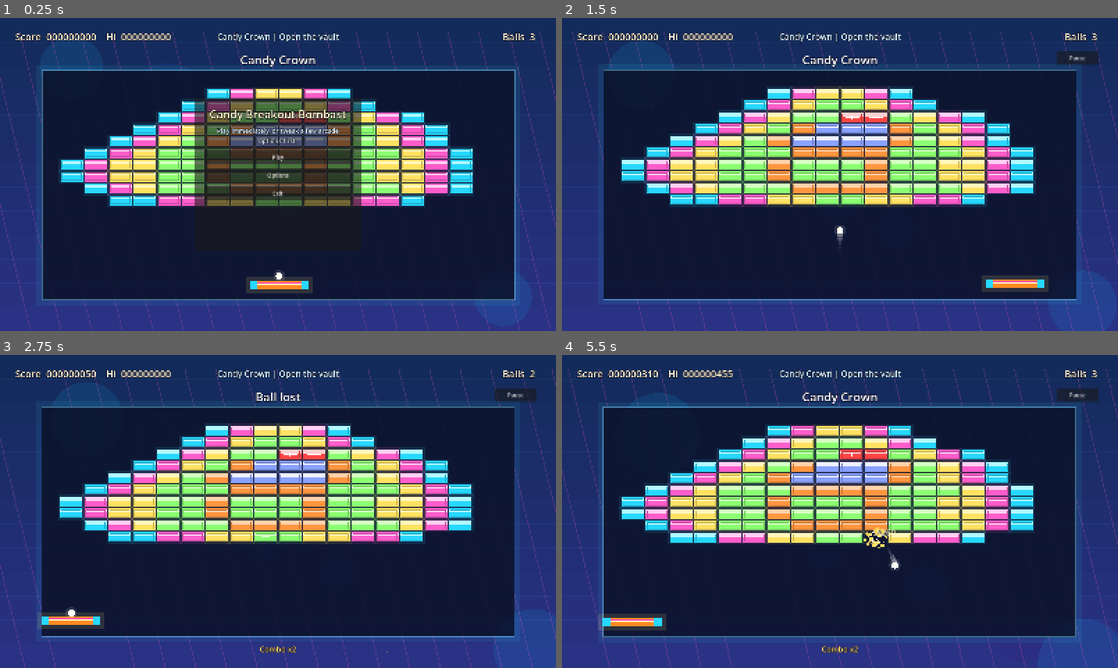
Above: before the commit, frames 1-4 (two rows, left to right).
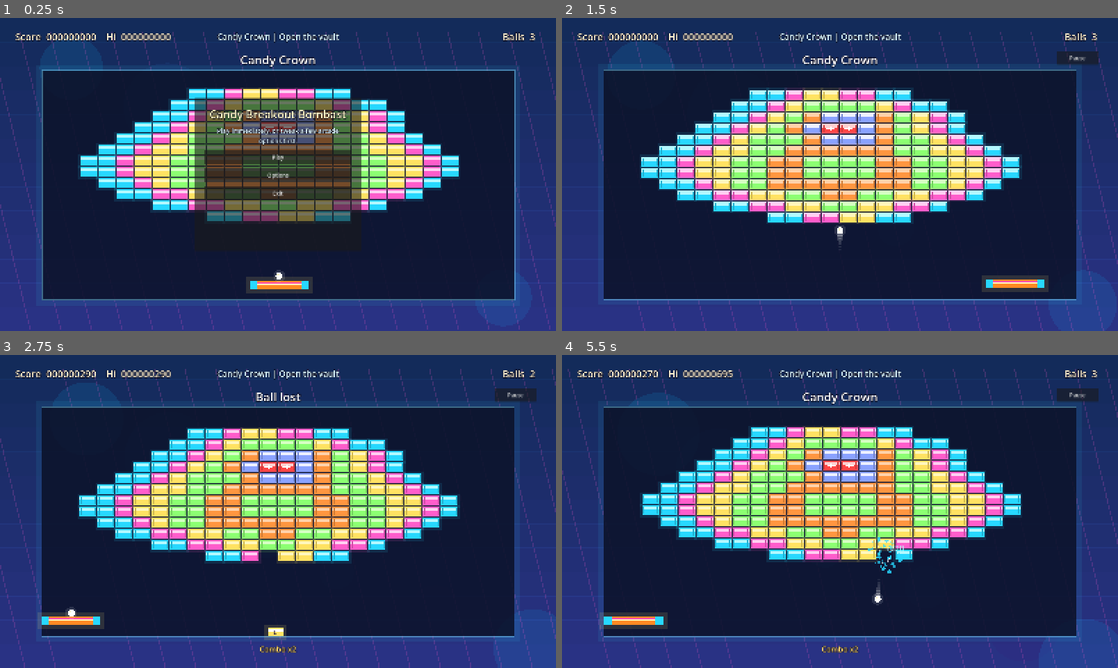
Above: after the commit, the same moments.

Repository: soolafsen/CodexBreakout
Game: Godot game, scene res://main.tscn
Same seed, same stepped clock (60 frames per second), same inputs: the game is played once before the commit and once after it.
Inputs (mouse positions are in pixels of both pictures, inside the frame that each line leads up to):
- Up to frame 1 (0.25 s): no input
- Up to frame 2 (1.5 s): click "Play" at 0.5 s; tap Enter at 1.25 s; move the mouse to (962, 158) at 1.27 s; hold D (move_right) from 1.28 s (still down); hold Space (launch) from 1.28 s (still down); click (962, 158) at 1.42 s
- Up to frame 3 (2.75 s): move the mouse to (166, 527) at 2.02 s; release D (move_right) at 2.03 s; release Space (launch) at 2.03 s; hold A (move_left) from 2.03 s (still down); tap F (shoot) at 2.1 s
- Up to frame 4 (5.5 s): move the mouse to (895, 442) at 2.77 s; release A (move_left) at 2.78 s; hold D (move_right) 2.78-3.53 s; tap Enter at 2.85 s; move the mouse to (812, 574) at 3.52 s; hold W 3.53-4.25 s; tap P at 3.6 s; click (812, 574) at 3.67 s; click "Restart Run" at 4.25 s; move the mouse to (1006, 558) at 5.02 s; hold A (move_left) from 5.03 s (still down); hold Space (launch) from 5.03 s (still down)

The runs differ from the first frame. In frame 1, 16% of the frame differs, in the area x 10-86%, y 22-65%; in frame 2, 19%; in frame 3, 19%; in frame 4, 22%, in the area x 0-100%, y 4-100%.

Commit message:
feat(levels): expand boards and sinister mode
Add a larger level library with Easter motifs, simple text boards, and a moderately finer brick grid for more expressive layouts.

Introduce sinister checkpoint levels with darker music, faster balls, descending bricks, harsher bomb pressure, and no heart drops before returning to normal candy-mode pacing.

Diff:
--- a/scripts/audio_synth.gd
+++ b/scripts/audio_synth.gd
@@ -21,8 +21,9 @@
 	}
 
 
-static func create_music_stream() -> AudioStreamWAV:
-	var bpm = 142.0
+static func create_music_stream(theme: String = "candy") -> AudioStreamWAV:
+	var sinister = theme == "sinister"
+	var bpm = 118.0 if sinister else 142.0
 	var step_duration = 60.0 / bpm / 2.0
 	var total_steps = 64
 	var total_seconds = step_duration * total_steps
@@ -39,6 +40,16 @@
 		[64, 67, 71],
 		[65, 69, 72]
 	]
+	if sinister:
+		lead = [67, 70, 72, 70, 67, 63, 67, 70, 74, 70, 67, 63, 60, 63, 67, 70]
+		counter = [55, 58, 60, 58, 55, 53, 55, 58]
+		bass = [29, 29, 32, 32, 27, 27, 24, 24]
+		chords = [
+			[48, 51, 55],
+			[46, 50, 53],
+			[43, 46, 50],
+			[41, 44, 48]
+		]
 
 	for i in range(sample_count):
 		var t = float(i) / SAMPLE_RATE
@@ -56,17 +67,17 @@
 		var chord = chords[bar % chords.size()]
 		var arp_note = chord[step % chord.size()]
 
-		sample += voice_note(half_beat_time, step_duration * 0.9, midi_to_hz(lead_note), 0.24, "square", 0.01)
-		sample += voice_note(half_beat_time, step_duration * 0.78, midi_to_hz(counter_note), 0.1, "triangle", 0.025)
-		sample += voice_note(half_beat_time, step_duration * 0.7, midi_to_hz(arp_note + 12), 0.07, "square", 0.0)
-		sample += voice_note(beat_time, step_duration * 1.95, midi_to_hz(bass_note), 0.22, "saw", 0.0)
+		sample += voice_note(half_beat_time, step_duration * 0.9, midi_to_hz(lead_note), 0.18 if sinister else 0.24, "saw" if sinister else "square", 0.01)
+		sample += voice_note(half_beat_time, step_duration * 0.78, midi_to_hz(counter_note), 0.08 if sinister else 0.1, "triangle", 0.01 if sinister else 0.025)
+		sample += voice_note(half_beat_time, step_duration * 0.7, midi_to_hz(arp_note + (7 if sinister else 12)), 0.05 if sinister else 0.07, "square", 0.0)
+		sample += voice_note(beat_time, step_duration * 1.95, midi_to_hz(bass_note), 0.28 if sinister else 0.22, "saw", 0.0)
 		for note in chord:
-			sample += voice_note(bar_time, step_duration * 7.2, midi_to_hz(note), 0.028, "sine", 0.0)
+			sample += voice_note(bar_time, step_duration * 7.2, midi_to_hz(note), 0.035 if sinister else 0.028, "sine", 0.0)
 
 		if half_beat_time < 0.1:
-			sample += drum_kick(half_beat_time, 0.11, 0.42)
+			sample += drum_kick(half_beat_time, 0.13 if sinister else 0.11, 0.5 if sinister else 0.42)
 		if step % 4 == 2 and half_beat_time < 0.09:
-			sample += drum_noise(half_beat_time, 0.11, 0.18)
+			sample += drum_noise(half_beat_time, 0.14 if sinister else 0.11, 0.1 if sinister else 0.18)
 
 		data.encode_s16(i * 2, int(clamp(sample, -1.0, 1.0) * 32767.0))
 
--- a/scripts/game.gd
+++ b/scripts/game.gd
@@ -28,99 +28,7 @@
 	"bomb": {"label": "B", "title": "Bomb Slow", "color": Color("ff4c86"), "weight": 10.0, "duration": 8.0, "bad": true}
 }
 
-const LEVELS = [
-	{
-		"name": "Candy Crown",
-		"tagline": "Open the vault",
-		"background": [Color("16052e"), Color("3b1174"), Color("0bb6ff")],
-		"stripe": Color("ff57c8", 0.18),
-		"layout": [
-			"......ABCCBA......",
-			".....ABCDDCBA.....",
-			"....ABCDDXXDCBA...",
-			"...ABCDESSSEDCBA..",
-			"..ABCDESSSSEDCBA..",
-			".ABCDDDEEEEDDDCBA.",
-			"ABCCDDEDDDEDDCCBA.",
-			"ABCCDDEDDDEDDCCBA.",
-			".ABCDDDEEEEDDDCBA.",
-			"..AABBCCDDCCBBA..."
-		]
-	},
-	{
-		"name": "Prism Pulse",
-		"tagline": "Surf the sugar storm",
-		"background": [Color("081633"), Color("1d4bcf"), Color("ff4fbe")],
-		"stripe": Color("8dfff3", 0.18),
-		"layout": [
-			"AA..BB..CC..DD..EE",
-			".AA..BB..CC..DD..E",
-			"..AA..BB..CC..DD..",
-			"...AA..BB..CC..D..",
-			"SSSAAABBXXCCCDDSSS",
-			"...DD..CC..BB..A..",
-			"..DD..CC..BB..AA..",
-			".DD..CC..BB..AA...",
-			"EE..DD..CC..BB..AA",
-			"..SS..EE..XX..SS.."
-		]
-	},
-	{
-		"name": "Sugar Serpent",
-		"tagline": "Bite through the coil",
-		"background": [Color("16071f"), Color("4e0f57"), Color("ff7d39")],
-		"stripe": Color("ffe06f", 0.16),
-		"layout": [
-			"....AABBCCDDEE....",
-			"...AABBDDSSDDEE...",
-			"..AABBXXSSXXDDEE..",
-			".AABBCCDDEECCDDEE.",
-			"AABBDD......DDEEA.",
-			".DDEE..AABB..AABB.",
-			"..DDEECCDDEECCBB..",
-			"...DDEESSSSEECC...",
-			"....CCDDEECCBB....",
-			".....BBCCDDCC....."
-		]
-	},
-	{
-		"name": "Nova Teeth",
-		"tagline": "Stay out of the jaws",
-		"background": [Color("061627"), Color("062f4d"), Color("17d8b5")],
-		"stripe": Color("ff6ed1", 0.15),
-		"layout": [
-			"XX..SS..XX..SS..XX",
-			".XX..SSXXSS..XX..S",
-			"..XX..SSSS..XX..S.",
-			"...XX..SS..XX..S..",
-			"AAAAAABBBBCCCCDDDD",
-			"DDDDCCCCBBBBAAAAAA",
-			"...S..XX..SS..XX..",
-			"..S..XX..SSSS..XX.",
-			".S..XX..SSXXSS..XX",
-			"XX..SS..XX..SS..XX"
-		]
-	},
-	{
-		"name": "Candy Cataclysm",
-		"tagline": "Empty the store",
-		"background": [Color("1a0430"), Color("6a117e"), Color("ffd34d")],
-		"stripe": Color("42f5ff", 0.16),
-		"layout": [
-			"ABCDEEDCBAABCDEEDC",
-			"BCDESSDECBBCDESSDE",
-			"CDEXXSXEDCCDEXXSXE",
-			"DEESSSSEDDDEESSSSE",
-			"EESSDDSSEEEESSDDSS",
-			"XSSDEEDSSXXSSDEEDS",
-			"EESSDDSSEEEESSDDSS",
-			"DEESSSSEDDDEESSSSE",
-			"CDEXXSXEDCCDEXXSXE",
-			"BCDESSDECBBCDESSDE",
-			"ABCDEEDCBAABCDEEDC"
-		]
-	}
-]
+var levels: Array = []
 
 var rng = RandomNumberGenerator.new()
 var paddle = {}
@@ -135,6 +43,7 @@
 var high_score = 0
 var lives = 3
 var level_index = 0
+var current_level = {}
 var combo_multiplier = 1
 var combo_clock = 0.0
 var state = "title"
@@ -199,6 +108,7 @@
 	rng.randomize()
 	mouse_filter = Control.MOUSE_FILTER_PASS
 	_ensure_input_actions()
+	levels = _build_level_library()
 	_load_progress()
 	_build_audio()
 	_build_ui()
@@ -210,6 +120,320 @@
 	_ensure_music_state()
 	_refresh_ui()
 	queue_redraw()
+
+
+func _build_level_library() -> Array:
+	var candy_palettes = [
+		{"bg": [Color("16052e"), Color("3b1174"), Color("0bb6ff")], "stripe": Color("ff57c8", 0.18)},
+		{"bg": [Color("081633"), Color("1d4bcf"), Color("ff4fbe")], "stripe": Color("8dfff3", 0.18)},
+		{"bg": [Color("17062a"), Color("5a157e"), Color("ffbf47")], "stripe": Color("68f7ff", 0.16)},
+		{"bg": [Color("102041"), Color("145f88"), Color("8cff72")], "stripe": Color("ffd36c", 0.16)},
+		{"bg": [Color("1a0430"), Color("6a117e"), Color("ffd34d")], "stripe": Color("42f5ff", 0.16)}
+	]
+	var sinister_palettes = [
+		{"bg": [Color("06070d"), Color("1b0f20"), Color("6a1a1a")], "stripe": Color("7d1717", 0.2)},
+		{"bg": [Color("05080f"), Color("12131f"), Color("203c55")], "stripe": Color("6e87a0", 0.18)},
+		{"bg": [Color("09050a"), Color("200c1b"), Color("4a1022")], "stripe": Color("8d2339", 0.18)},
+		{"bg": [Color("070707"), Color("181818"), Color("3a1111")], "stripe": Color("7a2626", 0.2)}
+	]
+
+	return [
+		_make_level("Candy Crown", "Open the vault", [
+			".......AABCCBBAA.......",
+			"......AABCDDDDCBAA......",
+			".....AABCDESSSEDCBA.....",
+			"....AABCDESXXSEDCBA....",
+			"...AABCDDDESSSEDDCBA...",
+			"..AABCCDDEEEEEEDDCCBA..",
+			".AABCCDDEEDDDDEEDDCCBA.",
+			".AABCCDDEEDDDDEEDDCCBA.",
+			"..AABCDDEEEEEEEEDDCBA..",
+			"...AABBCCDDEEDDCCBBA...",
+			".....AABBCCDDCCBBA.....",
+			"........AABBCCAA........"
+		], candy_palettes[0]),
+		_make_level("Prism Pulse", "Surf the sugar storm", [
+			"AA..BB..CC..DD..EE..AA",
+			".AA..BB..CC..DD..EE..A",
+			"..AA..BB..CC..DD..EE..",
+			"...AA..BB..CC..DD..E..",
+			"SSSAAABBXXCCCDDDEESSSS",
+			"...EE..DD..CC..BB..A..",
+			"..EE..DD..CC..BB..AA..",
+			".EE..DD..CC..BB..AA...",
+			"AA..BB..CC..DD..EE..AA",
+			".AA..BB..CC..DD..EE..A",
+			"..SS..EE..XX..DD..SS..",
+			"....AA..BB..CC..DD...."
+		], candy_palettes[1]),
+		_make_level("Bunny Bounce", "Long ears, fast sugar", [
+			".......AA......AA.......",
+			"......ABBA....ABBA......",
+			"......ABBA....ABBA......",
+			".......AA......AA.......",
+			".....CCCDDXXDDCCCDD.....",
+			"....CCDDEESSSSEEDDCC....",
+			"...CCDDEEEEEEEEEEDDCC...",
+			"...CCDDEEXXEEEXXEEDD...",
+			"...CCDDEEEEEEEEEEDDCC...",
+			"....CCDDEDDDDDDDEDD....",
+			".....CCDDEECCEECCDD.....",
+			".......CC......CC......."
+		], candy_palettes[2]),
+		_make_level("Egg Basket", "Spring loot drop", [
+			"....AA....BB....CC....",
+			"...AADD..BBEE..CCDD...",
+			"..AADDEE.BBEEDD.CCDDEE..",
+			"...AADD..BBEE..CCDD...",
+			"........................",
+			"..DDDDDDDDDDDDDDDDDD..",
+			".DEEEEEEEEEEEEEEEEED.",
+			".DEDDDDDDDDDDDDDDDDE.",
+			".DEEEEEEEEEEEEEEEEED.",
+			"..DDEEDD..DDEEDD..DD..",
+			"...DD......DD......D...",
+			"....D......DD......D..."
+		], candy_palettes[3]),
+		_make_level("Skull Eclipse", "Candy night falls", [
+			".....AA..BBCCBB..AA.....",
+			"...AABBCCDDDDDDCCBBAA...",
+			"..AABBCCDDEEESSDDCCBBA..",
+			".AABBCDDEEXXSSXXEEDDCCBA.",
+			".AABBCDDEESSSSSSEEDDCCBA.",
+			".AABBCCDDSSXXSSDDCCBBAA.",
+			"..AABBCCDSSSSSSDDCCBBA..",
+			"..AABBCCDDEESEEEDDCCBA..",
+			"...AABBCCDDEEEDDCCBBA...",
+			"....AABB..DDDD..BBAA....",
+			".....AA....DD....AA.....",
+			"......A....DD....A......"
+		], sinister_palettes[0], true),
+		_make_level("Chocolate Bar", "Break the wrapper", [
+			".EEEE..EEEE..EEEE..EEEE.",
+			".ECCD..ECCD..ECCD..ECCD.",
+			".ECCD..ECCD..ECCD..ECCD.",
+			".EEEE..EEEE..EEEE..EEEE.",
+			"........................",
+			".AABB..AABB..AABB..AABB.",
+			".AABB..AABB..AABB..AABB.",
+			".CCDD..CCDD..CCDD..CCDD.",
+			".CCDD..CCDD..CCDD..CCDD.",
+			".SSXX..SSXX..SSXX..SSXX.",
+			".SSDD..SSDD..SSDD..SSDD.",
+			".AABB..CCDD..EEAA..BBCC."
+		], candy_palettes[4]),
+		_make_level("Carrot Rocket", "Up through the clouds", [
+			"...........AA...........",
+			"..........ABBA..........",
+			".........ABCCBA.........",
+			"........ABCDDCBA........",
+			".......ABCDXXDCBA.......",
+			"......ABCDESSSDCBA......",
+			".....ABCDESSSSEDCBA.....",
+			".....BBCCDDEEEDDCCBB....",
+			"......BBCCDDEEDDCCBB....",
+			".......DD..DDDD..DD.....",
+			"......DD....DD....DD....",
+			".....CC....CCCC....CC..."
+		], candy_palettes[0]),
+		_make_level("Ribbon Wheels", "Spin the sweet ride", [
+			"...AA..............AA...",
+			"..ABBA............ABBA..",
+			".ABCCBA..........ABCCBA.",
+			".ABDDCBA..CCCC..ABDDCBA.",
+			"..ABBA..CCDDDDCC..ABBA..",
+			"...AA..CCDDEEDDCC..AA...",
+			"......CCDDEXXEEDCC......",
+			"..EE..CCDDEEEDDCC..EE..",
+			".EEDD..CCDDDDDDCC..DDEE.",
+			"..EE....CCCCCCCC....EE..",
+			"...AA..............AA...",
+			"..ABBA............ABBA.."
+		], candy_palettes[1]),
+		_make_level("Wrapped Eggs", "Crack the festival stash", [
+			"....AA....BB....CC....",
+			"...ABBA..BCCB..CDDC...",
+			"..ABDDBA.BCDCB.CDEEDC..",
+			"...ABBA..BCCB..CDDC...",
+			"....AA....BB....CC....",
+			"........................",
+			"....DD....EE....SS....",
+			"...DEED..ESSE..SDDS...",
+			"..DEXXED.ESSSE.SDXXDS..",
+			"...DEED..ESSE..SDDS...",
+			"....DD....EE....SS....",
+			"...AA....BB....CC......"
+		], candy_palettes[2]),
+		_make_level("Grave Bite", "The sugar turns feral", [
+			"XX....SS....SS....XX",
+			".XX..SSSS..SSSS..XX.",
+			"..XX.SSXX..XXSS.XX..",
+			"...XXSS......SSXX...",
+			"....DDDDDDDDDDDD....",
+			"...DDEEEEEEEEEEDD...",
+			"..DDEEXXEEEEXXEEDD..",
+			".DDEESSSSEESSSSEEDD.",
+			".DDEESSSSEESSSSEEDD.",
+			"..DDEE..DDDD..EEDD..",
+			"...DD....DD....DD...",
+			"....D....DD....D...."
+		], sinister_palettes[1], true),
+		_make_level("Pinwheel Pop", "Five flavors collide", [
+			"........CC........",
+			".......CCCC.......",
+			"...AA...CC...BB...",
+			"...AAA..CC..BBB...",
+			"AAAAAAXXCCXXBBBBBB",
+			"...AAA..SS..BBB...",
+			"...AA...SS...BB...",
+			".......SSSS.......",
+			"........SS........",
+			"...DD...EE...AA...",
+			"..DDDD.EEEE.AAAA..",
+			"...DD...EE...AA..."
+		], candy_palettes[3]),
+		_make_level("Bunny Face", "Smile and smash", [
+			".......AA......AA.......",
+			"......ABBA....ABBA......",
+			"......ABBA....ABBA......",
+			".......AA......AA.......",
+			".....CCCDDCCCCDDCCC.....",
+			"....CCDDEECCCCEEDDCC....",
+			"...CCDDEEXX..XXEEDDCC...",
+			"...CCDDEEEEEEEEEEDDCC...",
+			"...CCDDE........EDDCC...",
+			"....CCDDE......EDDCC....",
+			".....CCDDDDDDDDDDCC.....",
+			".......CC......CC......."
+		], candy_palettes[4]),
+		_make_level("Egg Parade", "March of the shells", [
+			".AA....BB....CC....DD.",
+			"ABBA..BCCB..CDDC..DEED",
+			"ADDA..BDDB..CEEC..DDDD",
+			"ABBA..BCCB..CDDC..DEED",
+			".AA....BB....CC....DD.",
+			"........................",
+			".DD....EE....SS....AA.",
+			"DDDD..ESSE..ASSA..BDDB",
+			"DEED..ESSE..AEEA..BCCB",
+			"DDDD..ESSE..ASSA..BDDB",
+			".DD....EE....SS....AA.",
+			"....CC....DD....EE...."
+		], candy_palettes[0]),
+		_make_level("Candy Cruiser", "Road trip through syrup", [
+			"........................",
+			"........................",
+			"....AABB........CCDD....",
+			"...AABBDD......CCDDEE...",
+			"..AABBDDSSXXXXSSDDEECC..",
+			".AABBDDEEEEEEEEEEDDCCB.",
+			".AABBDDEEDDDDDEEDDCCB.",
+			"..AA..DD......DD..CC...",
+			".ABBA..D......D..BCCB..",
+			"ABCCBA...........BDDCBA",
+			".ABBA............BCCB..",
+			"..AA..............CC..."
+		], candy_palettes[1]),
+		_make_level("I Wait", "The walls are listening", [
+			"....XX....SS....XX....",
+			"...XXXX..SSSS..XXXX...",
+			"........................",
+			".A.A.A...AAA..A...AAA.",
+			".A.A.A...A.A..A....A..",
+			".A.A.A...AAA..A....A..",
+			".A.A.A...A.A..A....A..",
+			"..A.A....A.A..A....A..",
+			"........................",
+			"..DD..DD..SSXX..DD..DD.",
+			".DDEE..DDEE..DDEE..DD..",
+			"..DD....DD....DD....DD."
+		], sinister_palettes[2], true),
+		_make_level("Chocolate Castle", "Walls of nougat", [
+			"........EEEE........",
+			".......ECCCCE.......",
+			"......ECCDDECCE......",
+			".....EECCDDEECCEE.....",
+			"....EESSDDSSDDSSEE....",
+			"...EEESSEESSDDEESSEE...",
+			"..EEE..............EEE..",
+			".EEDD..AABBXXBBAA..DDEE.",
+			".EEDD..AABBDDBBAA..DDEE.",
+			".EEDD..CCDDEEDDCC..DDEE.",
+			"..EE....CC....CC....EE..",
+			"...E....CC....CC....E..."
+		], candy_palettes[2]),
+		_make_level("Carrot Launcher", "Spring fireworks", [
+			"...........AA...........",
+			"..........ABBA..........",
+			".........ABCCBA.........",
+			"........ABCDDCBA........",
+			".......ABCDXXDCBA.......",
+			"......ABCDESSSDCBA......",
+			".....ABCDESSSSEDCBA.....",
+			"......BBCCDDDDCCBB......",
+			".......BBCCDDECBB.......",
+			"....AA....DDDD....AA....",
+			"...ABBA...DDDD...ABBA...",
+			"..ABCCBA..CCCC..ABCCBA.."
+		], candy_palettes[3]),
+		_make_level("Basket Weave", "Patchwork of sugar", [
+			"AABB..CCDDEE..AABB..CC",
+			"AABB..CCDDEE..AABB..CC",
+			"..DDEE..AABBCC..DDEE..",
+			"..DDEE..AABBCC..DDEE..",
+			"SS..AABB..XX..CCDDEE..",
+			"SS..AABB..XX..CCDDEE..",
+			"..CCDDEE..AABB..SS..AA",
+			"..CCDDEE..AABB..SS..AA",
+			"EESS..CCDDEE..AABB..CC",
+			"EESS..CCDDEE..AABB..CC",
+			"..AABB..SSXX..DDEE..AA",
+			"..AABB..SSXX..DDEE..AA"
+		], candy_palettes[4]),
+		_make_level("Be Kind", "Sugar is better shared", [
+			"....AA....BB....CC....",
+			"...ABBA..BCCB..CDDC...",
+			"........................",
+			"AAA.AAA..A.A.A.A.A.AAA",
+			"A.A.A....AA..A.AA.A.A",
+			"AAA.AAA..A...A.A.A.A.A",
+			"A.A.A....AA..A.A.A.A.A",
+			"AAA.AAA..A.A.A.A.A.AAA",
+			"........................",
+			"...DD....EE....SS.....",
+			"..DDEE..EESS..SSDD....",
+			"...DD....EE....SS....."
+		], candy_palettes[0]),
+		_make_level("Final Skull Storm", "The candy goes black", [
+			"....XX....SS....XX....",
+			"...XXXX..SSSS..XXXX...",
+			"..XXEEXXSSXXSSXXEEXX..",
+			".XXEEDDXXXXXXDDEEXX.",
+			".XDEESSSSDDSSSSEEDX.",
+			".DDEESSXXSSXXSSEEDD.",
+			".DDEESSSSSSSSSSEEDD.",
+			"..DDEEXXEEEEEXXEEDD..",
+			"...DDEEEEEEEEEEDD...",
+			"....DD..DDDD..DD....",
+			".....D...DD...D.....",
+			"......D..DD..D......"
+		], sinister_palettes[3], true)
+	]
+
+
+func _make_level(name: String, tagline: String, layout: Array, palette: Dictionary, sinister: bool = false) -> Dictionary:
+	return {
+		"name": name,
+		"tagline": tagline,
+		"layout": layout,
+		"background": palette["bg"],
+		"stripe": palette["stripe"],
+		"theme": "sinister" if sinister else "candy",
+		"ball_speed_multiplier": 1.2 if sinister else 1.0,
+		"brick_fall_speed": 8.0 if sinister else 4.0,
+		"bomb_multiplier": 2.0 if sinister else 1.0,
+		"allow_heart": not sinister
+	}
 
 
 func _notification(what: int) -> void:
@@ -257,10 +481,11 @@
 
 func _build_audio() -> void:
 	audio_streams = AudioSynth.create_sfx_library()
-	audio_streams["music"] = AudioSynth.create_music_stream()
+	audio_streams["music_candy"] = AudioSynth.create_music_stream("candy")
+	audio_streams["music_sinister"] = AudioSynth.create_music_stream("sinister")
 
 	music_player = AudioStreamPlayer.new()
-	music_player.stream = audio_streams["music"]
+	music_player.stream = audio_streams["music_candy"]
 	add_child(music_player)
 
 	for _index in range(10):
@@ -473,6 +698,28 @@
 
 func _max_lives() -> int:
 	return 9 if settings["cheat"] else 5
+
+
+func _current_theme() -> String:
+	return String(current_level.get("theme", "candy"))
+
+
+func _ball_speed_multiplier() -> float:
+	return float(current_level.get("ball_speed_multiplier", 1.0))
+
+
+func _brick_fall_speed() -> float:
+	return float(current_level.get("brick_fall_speed", 0.0))
+
+
+func _powerup_weight_for(key: String) -> float:
+	var meta: Dictionary = POWERUP_META[key]
+	var weight = float(meta["weight"])
+	if key == "bomb":
+		weight *= float(current_level.get("bomb_multiplier", 1.0))
+	if key == "heart" and not bool(current_level.get("allow_heart", true)):
+		return 0.0
+	return weight
 
 
 func _refresh_menu_ui() -> void:
@@ -598,6 +845,13 @@
 func _ensure_music_state() -> void:
 	if music_player == null:
 		return
+	var desired_stream = audio_streams["music_sinister"] if _current_theme() == "sinister" else audio_streams["music_candy"]
+	if music_player.stream != desired_stream:
+		var was_playing = music_player.playing
+		music_player.stop()
+		music_player.stream = desired_stream
+		if was_playing and settings["music"] and state != "paused":
+			music_player.play()
 	_update_audio_mix()
 	if not settings["music"]:
 		music_player.stop()
@@ -712,8 +966,9 @@
 
 
 func _load_level(index: int) -> void:
-	level_index = clamp(index, 0, LEVELS.size() - 1)
-	var level = LEVELS[level_index]
+	level_index = clamp(index, 0, levels.size() - 1)
+	var level = levels[level_index]
+	current_level = level
 	current_level_name = "%s | %s" % [level["name"], level["tagline"]]
 	bricks.clear()
 	powerups.clear()
@@ -725,9 +980,19 @@
 	options_open = false
 
 	var layout: Array = level["layout"]
-	var column_count = 18
-	var brick_size = Vector2(64.0, 28.0)
-	var gap = Vector2(6.0, 6.0)
+	var column_count = 1
+	for line_value in layout:
+		column_count = max(column_count, String(line_value).length())
+	var row_count = layout.size()
+	var gap = Vector2(4.0, 4.0)
+	var usable_width = PLAYFIELD.size.x - 96.0
+	var usable_height = min(380.0, PLAYFIELD.size.y * 0.58)
+	var brick_size = Vector2(
+		floor((usable_width - (column_count - 1) * gap.x) / column_count),
+		floor((usable_height - max(0, row_count - 1) * gap.y) / max(row_count, 1))
+	)
+	brick_size.x = clamp(brick_size.x, 38.0, 56.0)
+	brick_size.y = clamp(brick_size.y, 18.0, 28.0)
 	var grid_width = column_count * brick_size.x + (column_count - 1) * gap.x
 	var origin = Vector2(PLAYFIELD.get_center().x - grid_width * 0.5, PLAYFIELD.position.y + 54.0)
 
@@ -799,6 +1064,7 @@
 	if state != "paused":
 		_update_effects(delta)
 		_update_paddle(delta)
+		_update_bricks(world_delta)
 		_update_powerups(world_delta)
 		_update_lasers(world_delta)
 		_update_particles(world_delta)
@@ -809,7 +1075,7 @@
 	elif state == "serve":
 		_update_stuck_balls()
 	elif state == "level_clear" and state_timer > 1.5:
-		if level_index < LEVELS.size() - 1:
+		if level_index < levels.size() - 1:
 			lives = min(lives + 1, _max_lives())
 			_save_progress()
 			_play_sfx("level_clear")
@@ -860,6 +1126,43 @@
 	paddle["pos"].x = clamp(paddle["pos"].x, PLAYFIELD.position.x + paddle["width"] * 0.5, PLAYFIELD.end.x - paddle["width"] * 0.5)
 	paddle["vx"] = (paddle["pos"].x - last_paddle_x) / max(delta, 0.001)
 	last_paddle_x = paddle["pos"].x
+
+
+func _update_bricks(delta: float) -> void:
+	var fall_speed = _brick_fall_speed()
+	if fall_speed <= 0.0:
+		return
+	if state not in ["serve", "playing"]:
+		return
+
+	var breach_line = paddle["pos"].y - paddle["height"] * 1.8
+	var breached = false
+	for brick in bricks:
+		if not brick["alive"]:
+			continue
+		var rect: Rect2 = brick["rect"]
+		rect.position.y += fall_speed * delta
+		brick["rect"] = rect
+		if rect.end.y >= breach_line:
+			breached = true
+
+	if breached:
+		_handle_brick_breach()
+
+
+func _handle_brick_breach() -> void:
+	lives -= 1
+	if lives <= 0:
+		state = "game_over"
+		state_timer = 0.0
+		menu_context = "game_over"
+		_save_progress()
+		_play_sfx("game_over")
+		return
+	banner_text = "The wall descends"
+	banner_timer = 1.5
+	_play_sfx("explosion", 0.8)
+	_load_level(level_index)
 
 
 func _update_stuck_balls() -> void:
@@ -999,7 +1302,8 @@
 	if not brick["alive"]:
 		return
 
-	brick["hits_left"] -= 1
+	var damage = 2 if settings["cheat"] else 1
+	brick["hits_left"] -= damage
 	combo_clock = 2.0
 	combo_multiplier = min(combo_multiplier + 1, 8)
 	score += 25 * combo_multiplier
@@ -1070,11 +1374,11 @@
 	var roll = rng.randf() * _total_powerup_weight()
 	var selected = "wide"
 	for key in POWERUP_META.keys():
-		roll -= POWERUP_META[key]["weight"]
+		roll -= _powerup_weight_for(key)
 		if roll <= 0.0:
 			selected = key
 			break
-	if settings["cheat"] and selected == "bomb":
+	if settings["cheat"] and selected == "bomb" and bool(current_level.get("allow_heart", true)):
 		selected = "heart"
 
 	var meta: Dictionary = POWERUP_META[selected]
@@ -1095,7 +1399,7 @@
 func _total_powerup_weight() -> float:
 	var total = 0.0
 	for key in POWERUP_META.keys():
-		total += POWERUP_META[key]["weight"]
+		total += _powerup_weight_for(key)
 	return total
 
 
@@ -1222,10 +1526,10 @@
 func _normalize_ball_speed(ball: Dictionary) -> void:
 	var speed = ball["vel"].length()
 	if speed < 1.0:
-		ball["vel"] = Vector2(240.0, -520.0)
+		ball["vel"] = Vector2(240.0, -520.0 * _ball_speed_multiplier())
 		speed = ball["vel"].length()
-	var min_speed = 380.0 if active_effects.has("slow") else 460.0
-	var max_speed = 560.0 if active_effects.has("slow") else 840.0
+	var min_speed = (380.0 if active_effects.has("slow") else 460.0) * _ball_speed_multiplier()
+	var max_speed = (560.0 if active_effects.has("slow") else 840.0) * _ball_speed_multiplier()
 	speed = clamp(speed, min_speed, max_speed)
 	ball["vel"] = ball["vel"].normalized() * speed
 
@@ -1311,7 +1615,7 @@
 
 
 func _draw() -> void:
-	var level: Dictionary = LEVELS[level_index]
+	var level: Dictionary = levels[level_index]
 	var bg: Array = level["background"]
 
 	draw_rect(Rect2(Vector2.ZERO, size), bg[0], true)
@@ -1476,7 +1780,7 @@
 			banner_text = "Cheat skip"
 			banner_timer = 1.0
 			_play_sfx("level_clear")
-			if level_index < LEVELS.size() - 1:
+			if level_index < levels.size() - 1:
 				_load_level(level_index + 1)
 			else:
 				run_won = true
@@ -1526,12 +1830,13 @@
 
 func _launch_stuck_balls() -> void:
 	state = "playing"
+	var base_speed = 560.0 * _ball_speed_multiplier()
 	for ball in balls:
 		if not ball["stuck"]:
 			continue
 		var spread = rng.randf_range(-0.38, 0.38)
 		ball["stuck"] = false
-		ball["vel"] = Vector2(spread * 260.0, -560.0)
+		ball["vel"] = Vector2(spread * 260.0 * _ball_speed_multiplier(), -base_speed)
 	_play_sfx("launch", rng.randf_range(0.98, 1.04))
 
 
